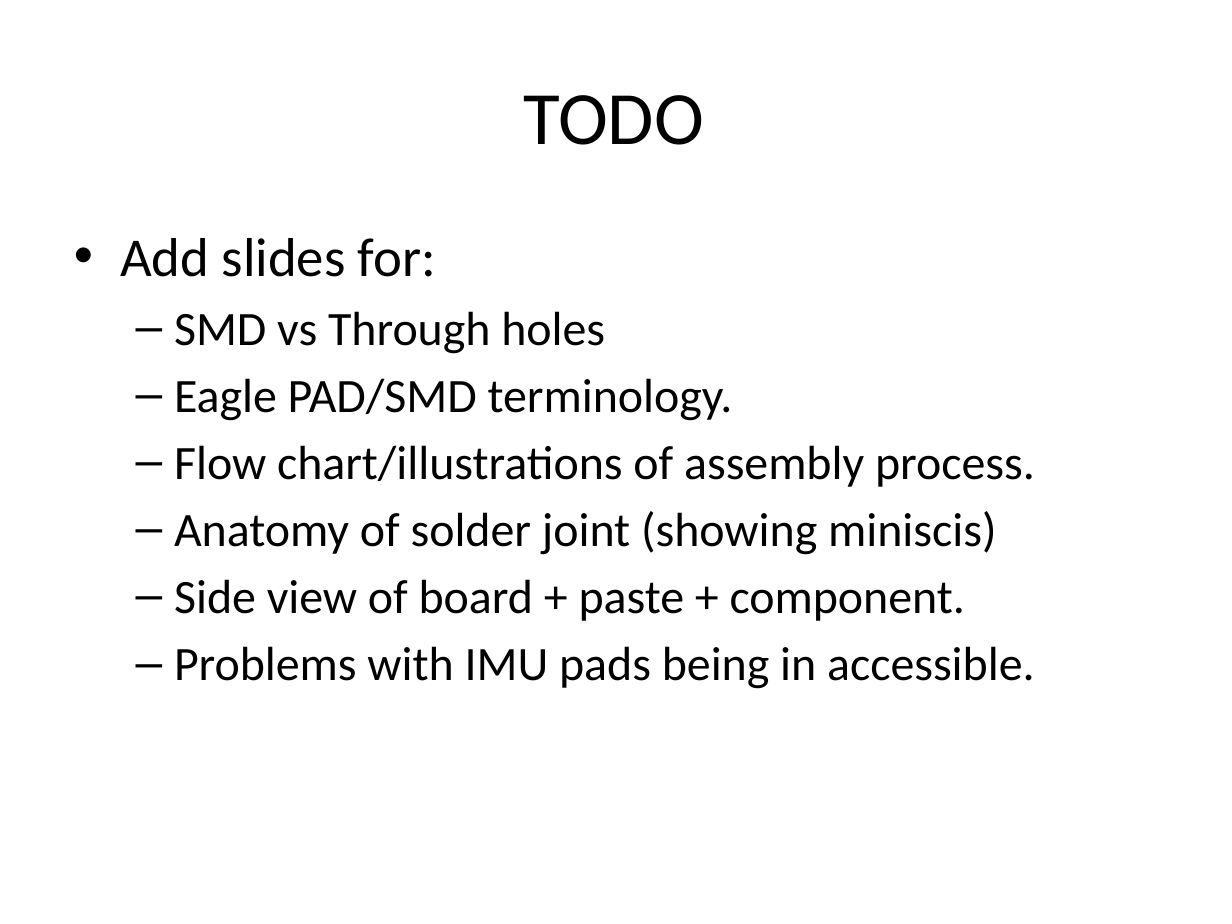
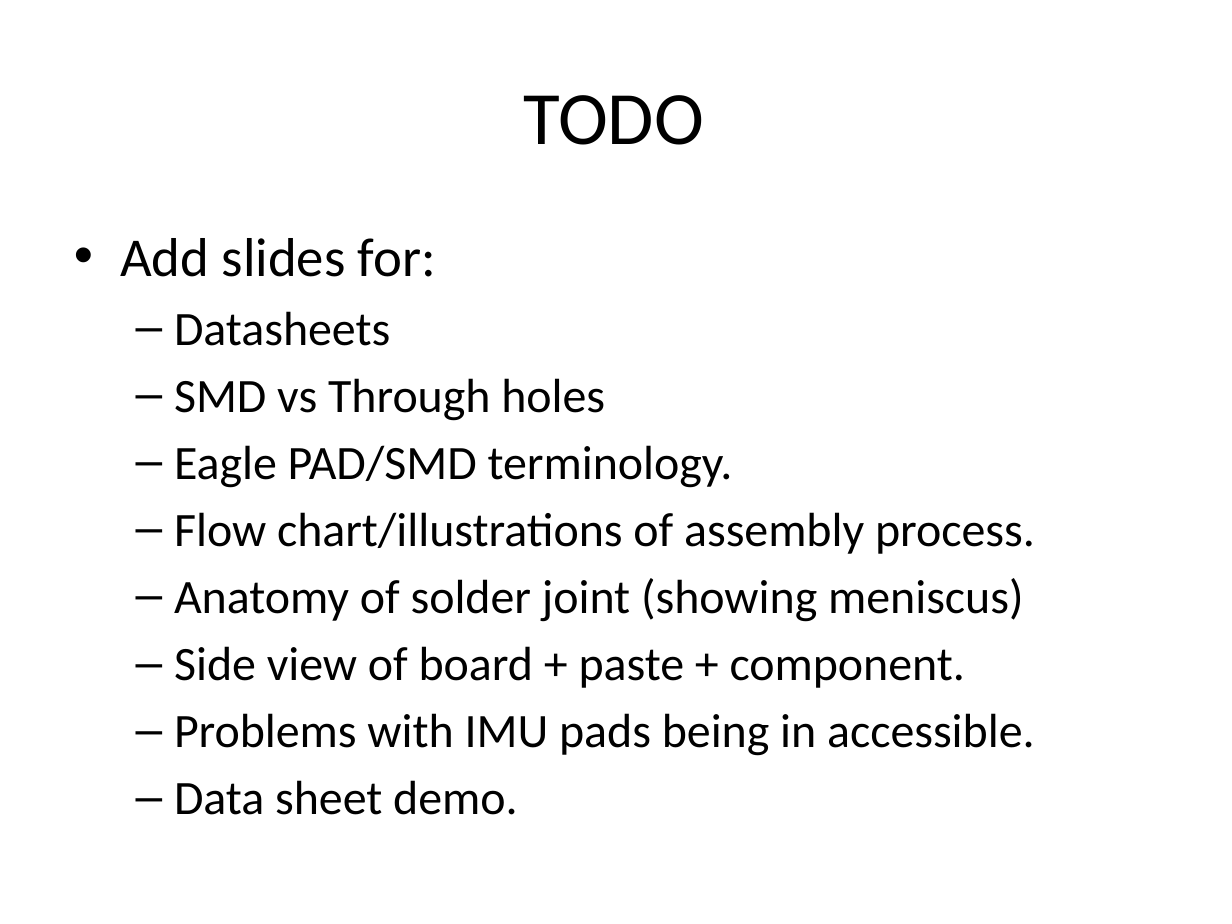
Before and after one commit to NVSL/QuadClass-Resources, a slide deck: slide 3 of Lecture Slides/Lab02-Eagle-Packages.pptx. Drawn at 1232x924 pixels with LibreOffice and Linux fonts; fonts in the diff are those of the drawing; background and template pictures are left out. Boxes give left, top, right and bottom in pixels: in the first picture for what was removed or moved away, otherwise in the second. Text is boxed around its words. In the diff, an @@ line names an element or a change of style, - is before the commit and + after.

```diff
--- a/Lecture Slides/Lab02-Eagle-Packages.pptx
+++ b/Lecture Slides/Lab02-Eagle-Packages.pptx
@@ text at (174, 311, 390, 346): paragraph added @@
+  – Datasheets
@@ text at (174, 578, 1023, 622): text changed @@
-  – Anatomy of solder joint (showing miniscis)
+  – Anatomy of solder joint (showing meniscus)
@@ text at (174, 780, 517, 815): paragraph added @@
+  – Data sheet demo.
```
Also in this commit, not shown: 2 slides added, 6 other files.
